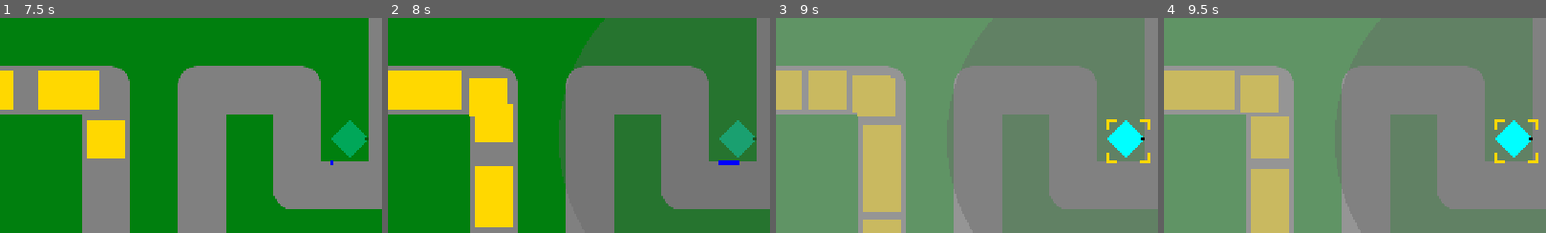
Above: before the commit, frames 1-4 (left to right).
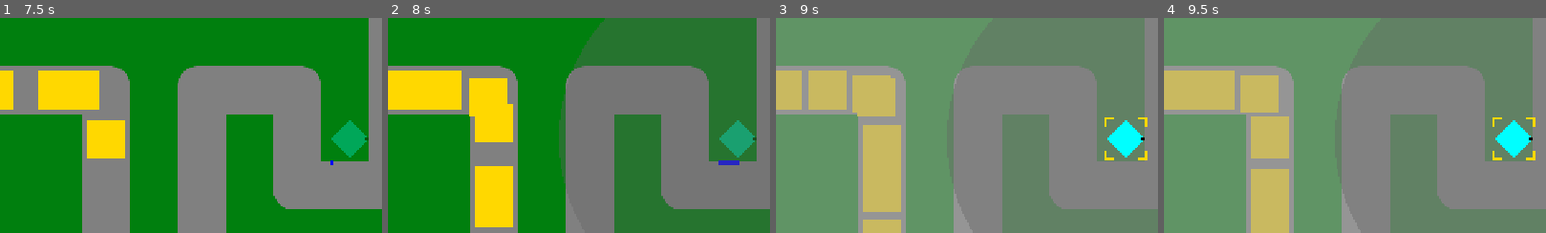
Above: after the commit, the same moments.

Repository: phrasmotica/godot-tower-defence
Game: Godot game, scene res://scenes/game.tscn
Two runs of this game, one before a commit and one after it. Both use one fixed random seed, a clock stepped at 60 frames per second and the inputs below.
Inputs (mouse positions are % of the whole screen's width and height, from its top left):
- Up to frame 1 (7.5 s): click "Play path 0" at 0.5 s; click (80, 31) at 1.25 s; click (88, 31) at 2 s; click (95, 31) at 2.75 s; click (80, 44) at 3.5 s; click (88, 44) at 4.25 s; click (95, 44) at 5 s; tap Enter (ui_accept) at 5.75, 6.02, 6.77 s; move the mouse to (38, 50) at 5.77 s; hold Shift (fast_forward) 5.78-6.53 s; tap . (next_tower) at 5.85, 7.35 s; click (38, 50) at 5.92 s; move the mouse to (37, 50) at 6.52 s; tap , (previous_tower) at 6.6 s; click (37, 50) at 6.67 s; move the mouse to (60, 28) at 7.27 s; hold Shift (fast_forward) from 7.28 s (still down); click (60, 28) at 7.42 s
- Up to frame 2 (8 s): keep holding Shift (fast_forward)
- Up to frame 3 (9 s): move the mouse to (60, 28) at 8.02 s; tap , (previous_tower) at 8.1 s; click (60, 28) at 8.17 s; tap Enter (ui_accept) at 8.27 s; move the mouse to (80, 65) at 8.77 s; release Shift (fast_forward) at 8.78 s; tap . (next_tower) at 8.85 s; click (80, 65) at 8.92 s
- Up to frame 4 (9.5 s): tap Enter (ui_accept) at 9.02 s
The pictures show only the part of the screen within x 14-64%, y 0-50%; the shares and areas given below are measured in that part.

Frame 1 is identical in both runs. In frame 2, 0.1% of the frame differs, in the area x 86-92%, y 66-69%; in frame 3, 0.4%, in the area x 86-98%, y 46-68%; in frame 4, 0.4%.
Error in both runs: Invalid access to property or key 'name' on a base object of type 'Nil'. (res://scenes/towers/tower_manager.gd:65)

Commit message:
Move tower visualiser into the tower interaction scene

Diff:
--- a/scenes/towers/cannon_tower.tscn
+++ b/scenes/towers/cannon_tower.tscn
@@ -1,9 +1,8 @@
-[gd_scene load_steps=15 format=3 uid="uid://8o1qoddn66j5"]
+[gd_scene load_steps=14 format=3 uid="uid://8o1qoddn66j5"]
 
 [ext_resource type="Script" uid="uid://dsyhra1vf5k8x" path="res://scenes/towers/tower.gd" id="1_bjpxi"]
 [ext_resource type="Script" uid="uid://dr5wh2umvo374" path="res://scenes/towers/tower/tower_appearance.gd" id="2_rqm4h"]
 [ext_resource type="Script" uid="uid://b8bklqbmmv5eb" path="res://scenes/towers/tower/tower_weaponry.gd" id="4_ku1qw"]
-[ext_resource type="PackedScene" uid="uid://ct2i4k8jry8hy" path="res://scenes/towers/components/visualiser.tscn" id="4_u4erw"]
 [ext_resource type="PackedScene" uid="uid://bx8cv6dne17fy" path="res://scenes/towers/components/tower_colliders.tscn" id="5_uxxv3"]
 [ext_resource type="Script" uid="uid://ciqjparbf4kt4" path="res://scenes/towers/tower/tower_designer.gd" id="6_4wo0m"]
 [ext_resource type="Texture2D" uid="uid://casbyj0mmo3p6" path="res://assets/sprites/cannon.png" id="7_j030q"]
@@ -97,20 +96,17 @@
 tower_description = "Fires cannonballs, which affect all enemies in an area."
 price = 4
 
-[node name="Appearance" type="Node2D" parent="." node_paths=PackedStringArray("designer", "level_sprite", "visualiser", "animation_player")]
+[node name="Appearance" type="Node2D" parent="." node_paths=PackedStringArray("designer", "level_sprite", "animation_player")]
 unique_name_in_owner = true
 script = ExtResource("2_rqm4h")
 designer = NodePath("../Designer")
 level_sprite = NodePath("LevelSprite")
-visualiser = NodePath("Visualiser")
 animation_player = NodePath("AnimationPlayer")
 
 [node name="LevelSprite" type="Sprite2D" parent="Appearance"]
 z_index = 5
 rotation = 1.5708
 texture = ExtResource("7_j030q")
-
-[node name="Visualiser" parent="Appearance" instance=ExtResource("4_u4erw")]
 
 [node name="AnimationPlayer" type="AnimationPlayer" parent="Appearance"]
 libraries = {
@@ -125,9 +121,9 @@
 script = ExtResource("6_4wo0m")
 weaponry = NodePath("../Weaponry")
 
-[node name="Interaction" parent="." instance=ExtResource("7_rqm4h")]
+[node name="Interaction" parent="." node_paths=PackedStringArray("designer") instance=ExtResource("7_rqm4h")]
 unique_name_in_owner = true
-position = Vector2(-32, -32)
+designer = NodePath("../Designer")
 
 [node name="Weaponry" type="Node2D" parent="." node_paths=PackedStringArray("barrel")]
 unique_name_in_owner = true
--- a/scenes/towers/components/tower_interaction.tscn
+++ b/scenes/towers/components/tower_interaction.tscn
@@ -1,20 +1,25 @@
-[gd_scene load_steps=4 format=3 uid="uid://swdwyypf2o1l"]
+[gd_scene load_steps=5 format=3 uid="uid://swdwyypf2o1l"]
 
 [ext_resource type="Script" uid="uid://d2phmnyjsc5y2" path="res://scenes/towers/tower/tower_interaction.gd" id="1_h6jiw"]
 [ext_resource type="PackedScene" uid="uid://bsqy7xfg6a4le" path="res://scenes/towers/components/tower_progress_bars.tscn" id="2_x7c3g"]
 [ext_resource type="PackedScene" uid="uid://dv3r5r2fd58hf" path="res://scenes/towers/components/tower_selection.tscn" id="3_mesti"]
+[ext_resource type="PackedScene" uid="uid://ct2i4k8jry8hy" path="res://scenes/towers/components/visualiser.tscn" id="3_x7c3g"]
 
 [node name="TowerInteraction" type="Node2D"]
 script = ExtResource("1_h6jiw")
 
 [node name="ProgressBars" parent="." instance=ExtResource("2_x7c3g")]
 unique_name_in_owner = true
-position = Vector2(32, 72)
+position = Vector2(0, 40)
 display_mode = 1
+
+[node name="Visualiser" parent="." instance=ExtResource("3_x7c3g")]
+unique_name_in_owner = true
+show_bolt_line = true
 
 [node name="Selection" parent="." instance=ExtResource("3_mesti")]
 unique_name_in_owner = true
-offset_left = 0.0
-offset_top = 0.0
-offset_right = 64.0
-offset_bottom = 64.0
+offset_left = -36.0
+offset_top = -36.0
+offset_right = 36.0
+offset_bottom = 36.0
--- a/scenes/towers/gun_tower.tscn
+++ b/scenes/towers/gun_tower.tscn
@@ -1,9 +1,8 @@
-[gd_scene load_steps=15 format=3 uid="uid://bm6ytyxvbceh0"]
+[gd_scene load_steps=14 format=3 uid="uid://bm6ytyxvbceh0"]
 
 [ext_resource type="Script" uid="uid://dsyhra1vf5k8x" path="res://scenes/towers/tower.gd" id="1_v8t2a"]
 [ext_resource type="Script" uid="uid://dr5wh2umvo374" path="res://scenes/towers/tower/tower_appearance.gd" id="2_8tvig"]
 [ext_resource type="Script" uid="uid://b8bklqbmmv5eb" path="res://scenes/towers/tower/tower_weaponry.gd" id="4_onfws"]
-[ext_resource type="PackedScene" uid="uid://ct2i4k8jry8hy" path="res://scenes/towers/components/visualiser.tscn" id="4_tichb"]
 [ext_resource type="PackedScene" uid="uid://bx8cv6dne17fy" path="res://scenes/towers/components/tower_colliders.tscn" id="5_bkd86"]
 [ext_resource type="Script" uid="uid://ciqjparbf4kt4" path="res://scenes/towers/tower/tower_designer.gd" id="6_8jbck"]
 [ext_resource type="PackedScene" uid="uid://dennk04qdhx0m" path="res://scenes/towers/components/barrel.tscn" id="7_mplx0"]
@@ -98,20 +97,17 @@
 tower_description = "Shoots simple bullets at enemies."
 price = 2
 
-[node name="Appearance" type="Node2D" parent="." node_paths=PackedStringArray("designer", "level_sprite", "visualiser", "animation_player")]
+[node name="Appearance" type="Node2D" parent="." node_paths=PackedStringArray("designer", "level_sprite", "animation_player")]
 unique_name_in_owner = true
 script = ExtResource("2_8tvig")
 designer = NodePath("../Designer")
 level_sprite = NodePath("LevelSprite")
-visualiser = NodePath("Visualiser")
 animation_player = NodePath("AnimationPlayer")
 
 [node name="LevelSprite" type="Sprite2D" parent="Appearance"]
 z_index = 5
 rotation = 1.5708
 texture = ExtResource("9_ja0ml")
-
-[node name="Visualiser" parent="Appearance" instance=ExtResource("4_tichb")]
 
 [node name="AnimationPlayer" type="AnimationPlayer" parent="Appearance"]
 libraries = {
@@ -126,9 +122,9 @@
 script = ExtResource("6_8jbck")
 weaponry = NodePath("../Weaponry")
 
-[node name="Interaction" parent="." instance=ExtResource("7_pvks6")]
+[node name="Interaction" parent="." node_paths=PackedStringArray("designer") instance=ExtResource("7_pvks6")]
 unique_name_in_owner = true
-position = Vector2(-32, -32)
+designer = NodePath("../Designer")
 
 [node name="Weaponry" type="Node2D" parent="." node_paths=PackedStringArray("barrel")]
 unique_name_in_owner = true
--- a/scenes/towers/machine_gun_tower.tscn
+++ b/scenes/towers/machine_gun_tower.tscn
@@ -1,10 +1,9 @@
-[gd_scene load_steps=15 format=3 uid="uid://dhsqr00mauv38"]
+[gd_scene load_steps=14 format=3 uid="uid://dhsqr00mauv38"]
 
 [ext_resource type="Script" uid="uid://dsyhra1vf5k8x" path="res://scenes/towers/tower.gd" id="1_15oo1"]
 [ext_resource type="Script" uid="uid://dr5wh2umvo374" path="res://scenes/towers/tower/tower_appearance.gd" id="2_xldjn"]
 [ext_resource type="Script" uid="uid://ciqjparbf4kt4" path="res://scenes/towers/tower/tower_designer.gd" id="3_n8sd6"]
 [ext_resource type="Script" uid="uid://b8bklqbmmv5eb" path="res://scenes/towers/tower/tower_weaponry.gd" id="4_61nrl"]
-[ext_resource type="PackedScene" uid="uid://ct2i4k8jry8hy" path="res://scenes/towers/components/visualiser.tscn" id="4_amb7d"]
 [ext_resource type="PackedScene" uid="uid://bx8cv6dne17fy" path="res://scenes/towers/components/tower_colliders.tscn" id="5_w8lmp"]
 [ext_resource type="PackedScene" uid="uid://swdwyypf2o1l" path="res://scenes/towers/components/tower_interaction.tscn" id="7_xldjn"]
 [ext_resource type="Texture2D" uid="uid://oe021etnj55y" path="res://assets/sprites/machine_gun.png" id="8_rev5t"]
@@ -85,21 +84,17 @@
 tower_description = "Fires bullets really fast!"
 price = 6
 
-[node name="Appearance" type="Node2D" parent="." node_paths=PackedStringArray("designer", "level_sprite", "visualiser", "animation_player")]
+[node name="Appearance" type="Node2D" parent="." node_paths=PackedStringArray("designer", "level_sprite", "animation_player")]
 unique_name_in_owner = true
 script = ExtResource("2_xldjn")
 designer = NodePath("../Designer")
 level_sprite = NodePath("LevelSprite")
-visualiser = NodePath("Visualiser")
 animation_player = NodePath("AnimationPlayer")
 
 [node name="LevelSprite" type="Sprite2D" parent="Appearance"]
 z_index = 5
 rotation = 1.5708
 texture = ExtResource("8_rev5t")
-
-[node name="Visualiser" parent="Appearance" instance=ExtResource("4_amb7d")]
-radius = 2.0
 
 [node name="AnimationPlayer" type="AnimationPlayer" parent="Appearance"]
 libraries = {
@@ -114,9 +109,9 @@
 script = ExtResource("3_n8sd6")
 weaponry = NodePath("../Weaponry")
 
-[node name="Interaction" parent="." instance=ExtResource("7_xldjn")]
+[node name="Interaction" parent="." node_paths=PackedStringArray("designer") instance=ExtResource("7_xldjn")]
 unique_name_in_owner = true
-position = Vector2(-32, -32)
+designer = NodePath("../Designer")
 
 [node name="Weaponry" type="Node2D" parent="." node_paths=PackedStringArray("barrel")]
 unique_name_in_owner = true
--- a/scenes/towers/poison_tower.tscn
+++ b/scenes/towers/poison_tower.tscn
@@ -1,10 +1,9 @@
-[gd_scene load_steps=16 format=3 uid="uid://ba7v8p4mq36wb"]
+[gd_scene load_steps=15 format=3 uid="uid://ba7v8p4mq36wb"]
 
 [ext_resource type="Script" uid="uid://dsyhra1vf5k8x" path="res://scenes/towers/tower.gd" id="1_8s1qd"]
 [ext_resource type="Script" uid="uid://dr5wh2umvo374" path="res://scenes/towers/tower/tower_appearance.gd" id="2_u706d"]
 [ext_resource type="Script" uid="uid://ciqjparbf4kt4" path="res://scenes/towers/tower/tower_designer.gd" id="3_glen8"]
 [ext_resource type="Script" uid="uid://b8bklqbmmv5eb" path="res://scenes/towers/tower/tower_weaponry.gd" id="4_43s8n"]
-[ext_resource type="PackedScene" uid="uid://ct2i4k8jry8hy" path="res://scenes/towers/components/visualiser.tscn" id="4_71qj7"]
 [ext_resource type="PackedScene" uid="uid://ciydhlp5id3lj" path="res://scenes/towers/components/effect_area.tscn" id="5_amh81"]
 [ext_resource type="PackedScene" uid="uid://bx8cv6dne17fy" path="res://scenes/towers/components/tower_colliders.tscn" id="5_rbwhh"]
 [ext_resource type="PackedScene" uid="uid://swdwyypf2o1l" path="res://scenes/towers/components/tower_interaction.tscn" id="7_ey5i0"]
@@ -86,21 +85,17 @@
 tower_description = "Inflicts gradual poison damage over time."
 price = 4
 
-[node name="Appearance" type="Node2D" parent="." node_paths=PackedStringArray("designer", "level_sprite", "visualiser", "animation_player")]
+[node name="Appearance" type="Node2D" parent="." node_paths=PackedStringArray("designer", "level_sprite", "animation_player")]
 unique_name_in_owner = true
 script = ExtResource("2_u706d")
 designer = NodePath("../Designer")
 level_sprite = NodePath("LevelSprite")
-visualiser = NodePath("Visualiser")
 animation_player = NodePath("AnimationPlayer")
 
 [node name="LevelSprite" type="Sprite2D" parent="Appearance"]
 z_index = 5
 rotation = 1.5708
 texture = ExtResource("8_ierun")
-
-[node name="Visualiser" parent="Appearance" instance=ExtResource("4_71qj7")]
-radius = 2.0
 
 [node name="AnimationPlayer" type="AnimationPlayer" parent="Appearance"]
 root_node = NodePath("../..")
@@ -116,9 +111,9 @@
 script = ExtResource("3_glen8")
 weaponry = NodePath("../Weaponry")
 
-[node name="Interaction" parent="." instance=ExtResource("7_ey5i0")]
+[node name="Interaction" parent="." node_paths=PackedStringArray("designer") instance=ExtResource("7_ey5i0")]
 unique_name_in_owner = true
-position = Vector2(-32, -32)
+designer = NodePath("../Designer")
 
 [node name="Weaponry" type="Node2D" parent="." node_paths=PackedStringArray("barrel", "effect_area")]
 unique_name_in_owner = true
--- a/scenes/towers/slow_tower.tscn
+++ b/scenes/towers/slow_tower.tscn
@@ -1,9 +1,8 @@
-[gd_scene load_steps=16 format=3 uid="uid://b8qu4bxbhapgl"]
+[gd_scene load_steps=15 format=3 uid="uid://b8qu4bxbhapgl"]
 
 [ext_resource type="Script" uid="uid://dsyhra1vf5k8x" path="res://scenes/towers/tower.gd" id="1_c2mwh"]
 [ext_resource type="Script" uid="uid://dr5wh2umvo374" path="res://scenes/towers/tower/tower_appearance.gd" id="2_u61i6"]
 [ext_resource type="Script" uid="uid://ciqjparbf4kt4" path="res://scenes/towers/tower/tower_designer.gd" id="3_1iahv"]
-[ext_resource type="PackedScene" uid="uid://ct2i4k8jry8hy" path="res://scenes/towers/components/visualiser.tscn" id="4_pmf8q"]
 [ext_resource type="Script" uid="uid://b8bklqbmmv5eb" path="res://scenes/towers/tower/tower_weaponry.gd" id="4_xnc4v"]
 [ext_resource type="PackedScene" uid="uid://bx8cv6dne17fy" path="res://scenes/towers/components/tower_colliders.tscn" id="5_wwh60"]
 [ext_resource type="Texture2D" uid="uid://bauh87fo4ohfx" path="res://assets/sprites/slowTower.png" id="7_34jkt"]
@@ -87,21 +86,17 @@
 tower_description = "Slows enemy movement speed temporarily."
 price = 3
 
-[node name="Appearance" type="Node2D" parent="." node_paths=PackedStringArray("designer", "level_sprite", "visualiser", "animation_player")]
+[node name="Appearance" type="Node2D" parent="." node_paths=PackedStringArray("designer", "level_sprite", "animation_player")]
 unique_name_in_owner = true
 script = ExtResource("2_u61i6")
 designer = NodePath("../Designer")
 level_sprite = NodePath("LevelSprite")
-visualiser = NodePath("Visualiser")
 animation_player = NodePath("AnimationPlayer")
 
 [node name="LevelSprite" type="Sprite2D" parent="Appearance"]
 z_index = 5
 rotation = 1.5708
 texture = ExtResource("7_34jkt")
-
-[node name="Visualiser" parent="Appearance" instance=ExtResource("4_pmf8q")]
-radius = 2.0
 
 [node name="AnimationPlayer" type="AnimationPlayer" parent="Appearance"]
 root_node = NodePath("../..")
@@ -117,9 +112,9 @@
 script = ExtResource("3_1iahv")
 weaponry = NodePath("../Weaponry")
 
-[node name="Interaction" parent="." instance=ExtResource("7_flqse")]
+[node name="Interaction" parent="." node_paths=PackedStringArray("designer") instance=ExtResource("7_flqse")]
 unique_name_in_owner = true
-position = Vector2(-32, -32)
+designer = NodePath("../Designer")
 
 [node name="Weaponry" type="Node2D" parent="." node_paths=PackedStringArray("barrel", "effect_area")]
 unique_name_in_owner = true
--- a/scenes/towers/sniper_tower.tscn
+++ b/scenes/towers/sniper_tower.tscn
@@ -1,9 +1,8 @@
-[gd_scene load_steps=16 format=3 uid="uid://dgqvlr3p36r22"]
+[gd_scene load_steps=15 format=3 uid="uid://dgqvlr3p36r22"]
 
 [ext_resource type="Script" uid="uid://dsyhra1vf5k8x" path="res://scenes/towers/tower.gd" id="1_ta74e"]
 [ext_resource type="Script" uid="uid://dr5wh2umvo374" path="res://scenes/towers/tower/tower_appearance.gd" id="2_07j61"]
 [ext_resource type="Script" uid="uid://b8bklqbmmv5eb" path="res://scenes/towers/tower/tower_weaponry.gd" id="4_bxgl4"]
-[ext_resource type="PackedScene" uid="uid://ct2i4k8jry8hy" path="res://scenes/towers/components/visualiser.tscn" id="4_s7iwo"]
 [ext_resource type="PackedScene" uid="uid://bx8cv6dne17fy" path="res://scenes/towers/components/tower_colliders.tscn" id="5_07j61"]
 [ext_resource type="Script" uid="uid://ciqjparbf4kt4" path="res://scenes/towers/tower/tower_designer.gd" id="6_4sp88"]
 [ext_resource type="PackedScene" uid="uid://b80wrboq0yfrq" path="res://scenes/towers/components/firing_line.tscn" id="6_r2dx8"]
@@ -86,22 +85,17 @@
 tower_description = "Fires a high-damage bolt that instantly hits enemies. Can hit two enemies with each bolt."
 price = 5
 
-[node name="Appearance" type="Node2D" parent="." node_paths=PackedStringArray("designer", "level_sprite", "visualiser", "animation_player")]
+[node name="Appearance" type="Node2D" parent="." node_paths=PackedStringArray("designer", "level_sprite", "animation_player")]
 unique_name_in_owner = true
 script = ExtResource("2_07j61")
 designer = NodePath("../Designer")
 level_sprite = NodePath("LevelSprite")
-visualiser = NodePath("Visualiser")
 animation_player = NodePath("AnimationPlayer")
 
 [node name="LevelSprite" type="Sprite2D" parent="Appearance"]
 z_index = 5
 rotation = 1.5708
 texture = ExtResource("7_l2h3t")
-
-[node name="Visualiser" parent="Appearance" instance=ExtResource("4_s7iwo")]
-show_bolt_line = true
-radius = 4.0
 
 [node name="AnimationPlayer" type="AnimationPlayer" parent="Appearance"]
 libraries = {
@@ -116,9 +110,9 @@
 script = ExtResource("6_4sp88")
 weaponry = NodePath("../Weaponry")
 
-[node name="Interaction" parent="." instance=ExtResource("7_f0eiq")]
+[node name="Interaction" parent="." node_paths=PackedStringArray("designer") instance=ExtResource("7_f0eiq")]
 unique_name_in_owner = true
-position = Vector2(-32, -32)
+designer = NodePath("../Designer")
 
 [node name="Weaponry" type="Node2D" parent="." node_paths=PackedStringArray("barrel", "firing_line")]
 unique_name_in_owner = true
--- a/scenes/towers/tower/states/tower_state.gd
+++ b/scenes/towers/tower/states/tower_state.gd
@@ -46,15 +46,15 @@
 	return false
 
 func select() -> void:
-	_appearance.show_visualiser()
-	_appearance.show_range()
+	_interaction.show_visualiser()
+	_interaction.show_range()
 
 	_interaction.show_selection()
 	_interaction.set_selected(true)
 
 func deselect() -> void:
-	_appearance.hide_visualiser()
-	_appearance.hide_range()
+	_interaction.hide_visualiser()
+	_interaction.hide_range()
 
 	_interaction.hide_selection()
 	_interaction.set_selected(false)
--- a/scenes/towers/tower/states/tower_state_firing.gd
+++ b/scenes/towers/tower/states/tower_state_firing.gd
@@ -55,11 +55,11 @@
 	_tower.emit_bolt_created(bolt_line)
 
 func _on_mouse_entered() -> void:
-	_appearance.show_visualiser()
+	_interaction.show_visualiser()
 
 func _on_mouse_exited() -> void:
 	if not _interaction.is_selected():
-		_appearance.hide_visualiser()
+		_interaction.hide_visualiser()
 
 func _on_clicked() -> void:
 	if not _interaction.is_selected():
--- a/scenes/towers/tower/states/tower_state_placing.gd
+++ b/scenes/towers/tower/states/tower_state_placing.gd
@@ -17,8 +17,7 @@
 
 	_interaction.hide_selection()
 	_interaction.disable_mouse()
-
-	_appearance.for_placing()
+	_interaction.for_placing()
 
 	PathInteraction.mouse_validity_changed.connect(_on_mouse_validity_changed)
 	PathInteraction.valid_area_clicked.connect(_on_valid_area_clicked)
@@ -33,21 +32,21 @@
 	print(_info.get_name() + " entered path area")
 	_is_valid_location = false
 
-	_appearance.error_look()
+	_interaction.error_look()
 
 func _on_path_area_exited() -> void:
 	print(_info.get_name() + " exited path area")
 	_is_valid_location = true
 
-	_appearance.default_look()
+	_interaction.default_look()
 
 func _on_mouse_validity_changed(is_valid: bool) -> void:
 	_is_mouse_over_path = is_valid
 
 	if _is_mouse_over_path:
-		_appearance.default_look()
+		_interaction.default_look()
 	else:
-		_appearance.error_look()
+		_interaction.error_look()
 
 func _on_valid_area_clicked() -> void:
 	if not (_is_mouse_over_path and _is_valid_location):
--- a/scenes/towers/tower/states/tower_state_upgrading.gd
+++ b/scenes/towers/tower/states/tower_state_upgrading.gd
@@ -19,18 +19,18 @@
 		_interaction.do_upgrade(_on_upgrade_finished)
 
 func _on_mouse_entered() -> void:
-	_appearance.show_visualiser()
+	_interaction.show_visualiser()
 
 func _on_mouse_exited() -> void:
 	if not _interaction.is_selected():
-		_appearance.hide_visualiser()
+		_interaction.hide_visualiser()
 
 func _on_upgrade_finished() -> void:
 	print("%s has finished upgrading" % _info.get_name())
 
 	var next_level := _weaponry.install_upgrade()
 
-	_appearance.adjust_range(next_level.get_range(true))
+	_interaction.adjust_range(next_level.get_range(true))
 
 	TowerEvents.emit_tower_upgrade_finished(_tower, next_level)
 
--- a/scenes/towers/tower/states/tower_state_warmup.gd
+++ b/scenes/towers/tower/states/tower_state_warmup.gd
@@ -4,7 +4,7 @@
 func _enter_tree() -> void:
 	print("%s is now warming up" % _info.get_name())
 
-	_appearance.hide_visualiser()
+	_interaction.hide_visualiser()
 
 	_interaction.mouse_entered.connect(_on_mouse_entered)
 	_interaction.mouse_exited.connect(_on_mouse_exited)
@@ -15,17 +15,17 @@
 	_interaction.do_warmup(_on_warmup_finished)
 
 func _on_mouse_entered() -> void:
-	_appearance.show_visualiser()
+	_interaction.show_visualiser()
 
 func _on_mouse_exited() -> void:
-	_appearance.hide_visualiser()
+	_interaction.hide_visualiser()
 
 func _on_warmup_finished() -> void:
 	print("%s has finished warming up" % _info.get_name())
 
 	var base_level := _weaponry.install_base()
 
-	_appearance.adjust_range(base_level.get_range(true))
+	_interaction.adjust_range(base_level.get_range(true))
 
 	TowerEvents.emit_tower_warmup_finished(_tower, base_level)
 
--- a/scenes/towers/tower/tower_appearance.gd
+++ b/scenes/towers/tower/tower_appearance.gd
@@ -13,54 +13,18 @@
 @export
 var level_sprite: Sprite2D
 
-# TODO: move this beneath the interaction node/script
-@export
-var visualiser: TowerVisualiser
-
 @export
 var animation_player: AnimationPlayer
 
 func _ready() -> void:
 	if designer:
 		designer.adjust_sprite.connect(set_sprite)
-		designer.adjust_range.connect(set_range)
-		designer.adjust_effect_range.connect(set_range)
-
-func adjust_range(projectile_range: float) -> void:
-	visualiser.radius = projectile_range
-
-func for_placing() -> void:
-	visualiser.show_range()
-	visualiser.show_bolt_line = false
 
 func for_firing() -> void:
 	level_sprite.modulate = normal_colour
 
-func default_look() -> void:
-	visualiser.show()
-	visualiser.set_default_look()
-
-func error_look() -> void:
-	visualiser.show()
-	visualiser.set_error_look()
-
-func show_visualiser() -> void:
-	visualiser.show()
-
-func hide_visualiser() -> void:
-	visualiser.hide()
-
 func set_sprite(sprite: Texture2D) -> void:
 	level_sprite.texture = sprite
-
-func set_range(radius: float) -> void:
-	visualiser.radius = radius
-
-func show_range() -> void:
-	visualiser.show_range()
-
-func hide_range() -> void:
-	visualiser.hide_range()
 
 func do_warmup() -> void:
 	level_sprite.modulate = progress_colour
--- a/scenes/towers/tower/tower_interaction.gd
+++ b/scenes/towers/tower/tower_interaction.gd
@@ -1,8 +1,22 @@
+@tool
 class_name TowerInteraction
 extends Node
 
+@export
+var show_firing_line := false:
+	set(value):
+		show_firing_line = value
+
+		_refresh()
+
+@export
+var designer: TowerDesigner
+
 @onready
 var progress_bars: TowerProgressBars = %ProgressBars
+
+@onready
+var visualiser: TowerVisualiser = %Visualiser
 
 @onready
 var selection: TowerSelection = %Selection
@@ -14,9 +28,47 @@
 var _is_selected := false
 
 func _ready() -> void:
-	selection.mouse_entered.connect(mouse_entered.emit)
-	selection.mouse_exited.connect(mouse_exited.emit)
-	selection.gui_input.connect(_on_selection_gui_input)
+	if not Engine.is_editor_hint():
+		selection.mouse_entered.connect(mouse_entered.emit)
+		selection.mouse_exited.connect(mouse_exited.emit)
+		selection.gui_input.connect(_on_selection_gui_input)
+
+	if designer:
+		designer.adjust_range.connect(set_range)
+		designer.adjust_effect_range.connect(set_range)
+
+func _refresh() -> void:
+	visualiser.show_bolt_line = show_firing_line
+
+func adjust_range(projectile_range: float) -> void:
+	visualiser.radius = projectile_range
+
+func for_placing() -> void:
+	visualiser.show_range()
+	visualiser.show_bolt_line = false
+
+func default_look() -> void:
+	visualiser.show()
+	visualiser.set_default_look()
+
+func error_look() -> void:
+	visualiser.show()
+	visualiser.set_error_look()
+
+func show_visualiser() -> void:
+	visualiser.show()
+
+func hide_visualiser() -> void:
+	visualiser.hide()
+
+func set_range(radius: float) -> void:
+	visualiser.radius = radius
+
+func show_range() -> void:
+	visualiser.show_range()
+
+func hide_range() -> void:
+	visualiser.hide_range()
 
 func enable_mouse() -> void:
 	selection.enable_mouse()
